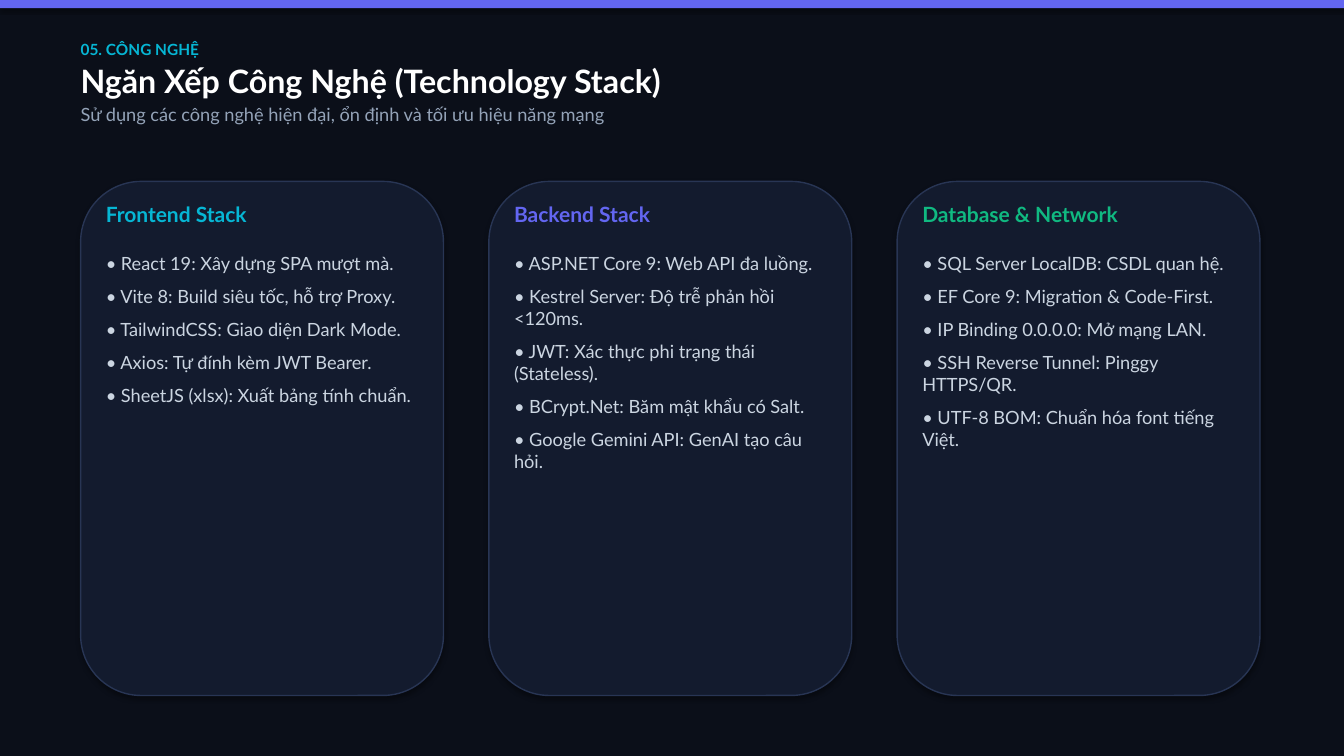
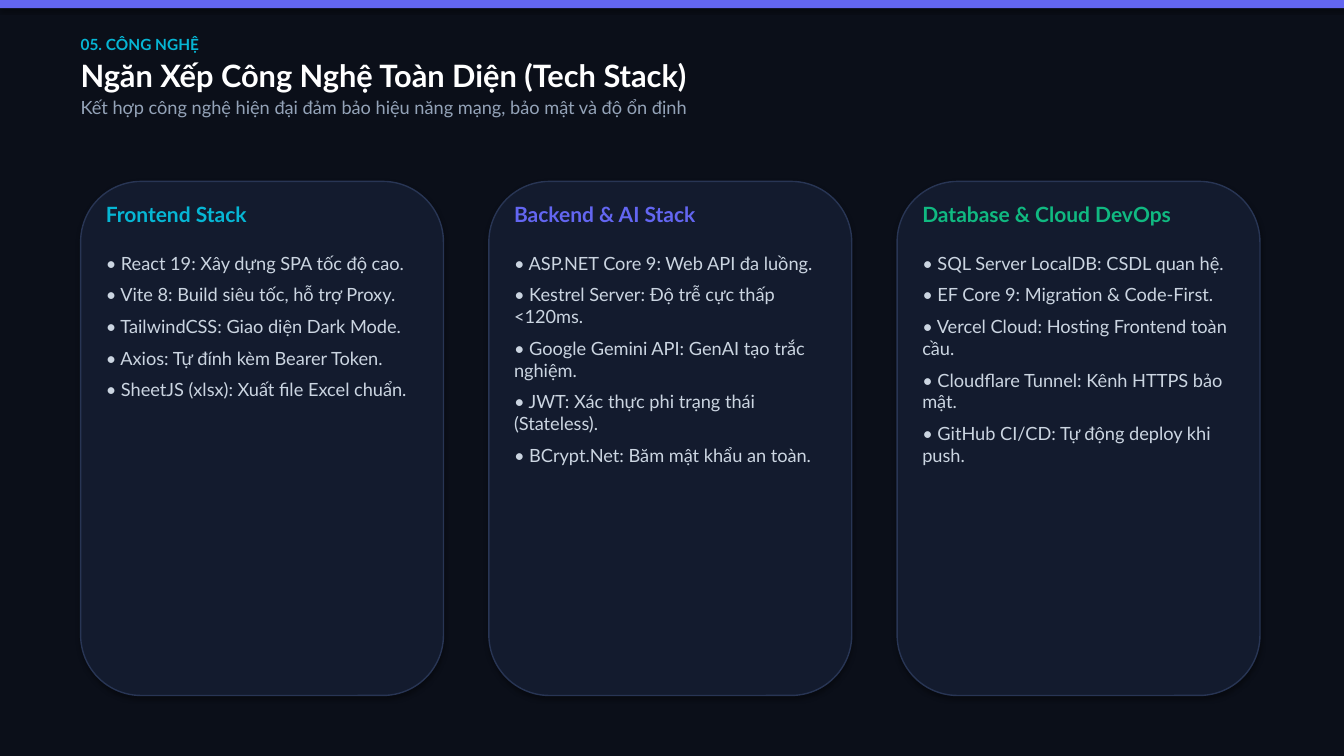
Before and after one commit to hieuqt05/quiz-ai-system, a slide deck: slide 6 of slide_thuyet_trinh_QuizAI_final.pptx. Drawn at 1344x756 pixels with LibreOffice and Linux fonts; fonts in the diff are those of the drawing. Boxes give left, top, right and bottom in pixels: in the first picture for what was removed or moved away, otherwise in the second. Text is boxed around its words. In the diff, an @@ line names an element or a change of style, - is before the commit and + after.

```diff
--- a/slide_thuyet_trinh_QuizAI_final.pptx
+++ b/slide_thuyet_trinh_QuizAI_final.pptx
@@ text at bbox=[81, 62, 687, 118]: text changed @@
-Ngăn Xếp Công Nghệ (Technology Stack)
-Sử dụng các công nghệ hiện đại, ổn định và tối ưu hiệu năng mạng
+Ngăn Xếp Công Nghệ Toàn Diện (Tech Stack)
+Kết hợp công nghệ hiện đại đảm bảo hiệu năng mạng, bảo mật và độ ổn định
@@ text at bbox=[514, 206, 696, 222]: text changed @@
-Backend Stack
+Backend & AI Stack
@@ text at bbox=[922, 206, 1171, 226]: text changed @@
-Database & Network
+Database & Cloud DevOps
@@ text at bbox=[121, 255, 404, 274]: text changed @@
-• React 19: Xây dựng SPA mượt mà.
+• React 19: Xây dựng SPA tốc độ cao.
@@ text at bbox=[514, 255, 813, 433]: less space between paragraphs @@
@@ text at bbox=[937, 256, 1224, 305]: less space between paragraphs @@
@@ text at bbox=[120, 286, 401, 336]: less space between paragraphs @@
@@ text at bbox=[514, 286, 805, 381]: text changed @@
-• Kestrel Server: Độ trễ phản hồi <120ms.
+• Kestrel Server: Độ trễ cực thấp <120ms.
+• Google Gemini API: GenAI tạo trắc nghiệm.
@@ text at bbox=[922, 319, 1227, 465]: text changed @@
-• IP Binding 0.0.0.0: Mở mạng LAN.
-• SSH Reverse Tunnel: Pinggy HTTPS/QR.
-• UTF-8 BOM: Chuẩn hóa font tiếng Việt.
+• Vercel Cloud: Hosting Frontend toàn cầu.
+• Cloudflare Tunnel: Kênh HTTPS bảo mật.
+• GitHub CI/CD: Tự động deploy khi push.
@@ text at bbox=[120, 351, 406, 399]: text changed @@
-• Axios: Tự đính kèm JWT Bearer.
-• SheetJS (xlsx): Xuất bảng tính chuẩn.
+• Axios: Tự đính kèm Bearer Token.
+• SheetJS (xlsx): Xuất file Excel chuẩn.
@@ text at bbox=[529, 447, 811, 465]: text changed @@
-• BCrypt.Net: Băm mật khẩu có Salt.
-• Google Gemini API: GenAI tạo câu hỏi.
+• BCrypt.Net: Băm mật khẩu an toàn.
```
Also in this commit, not shown: 14 other slides changed, 2 slides added, 1 slide removed, 2 other files.
